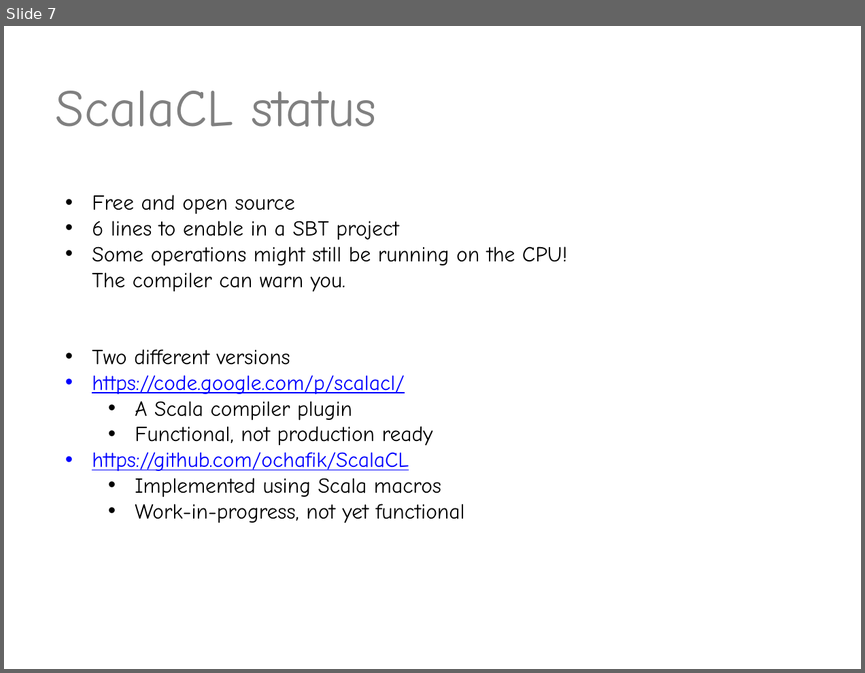
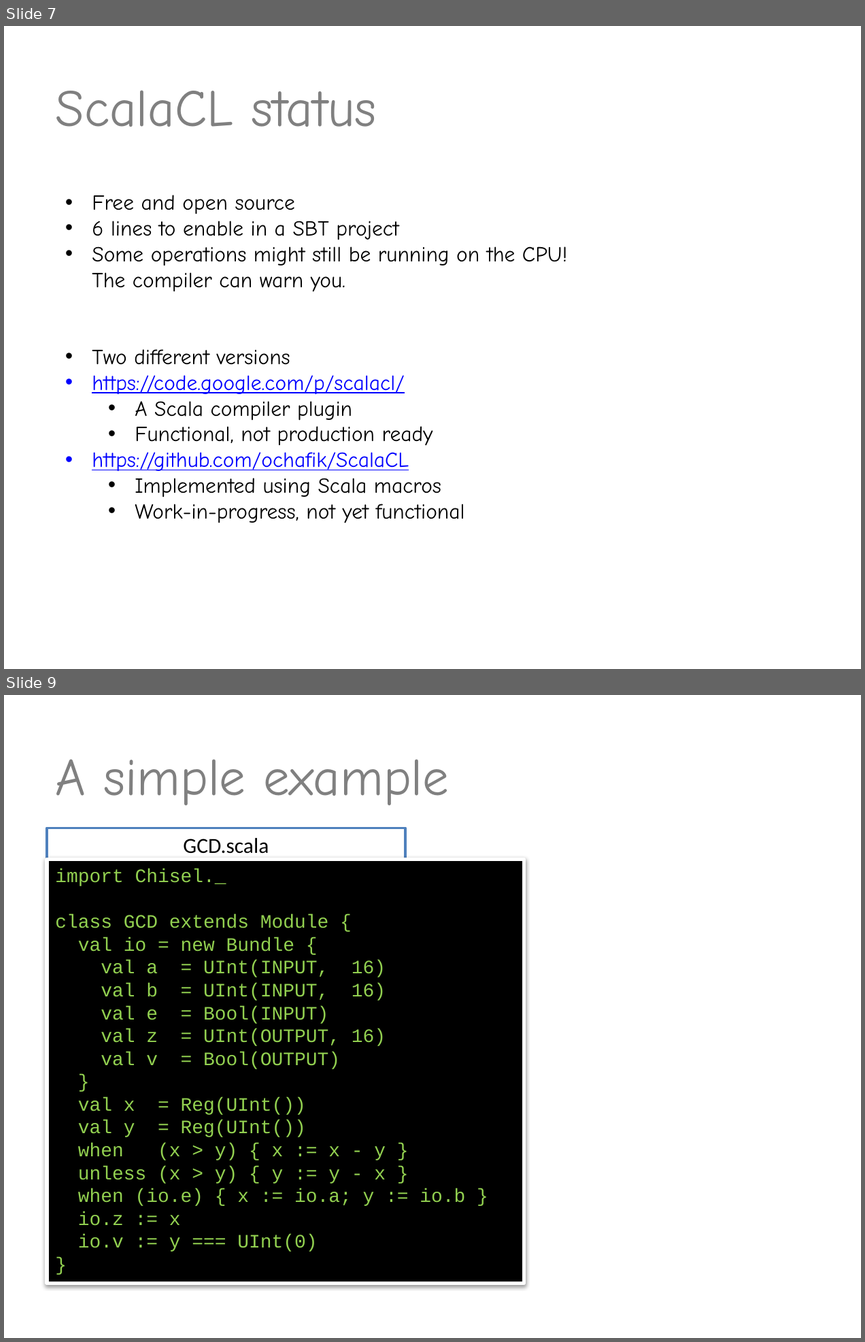
Before and after one commit to valdisxp1/scalaCL-chisel-presentation, a slide deck: ScalaCL_Chissel.pptx. Shown one above the other, each under a label of ours: slide 7 before the commit, slides 7 and 9 after it; the slides between them are not shown. The pictures are 865x673 and 865x1342 pixels, drawn with LibreOffice and Linux fonts; fonts in the diff are those of the drawing. Boxes give left, top, right and bottom in pixels: in the first picture for what was removed or moved away, otherwise in the second. Text is boxed around its words. In the diff, an @@ line names an element or a change of style, - is before the commit and + after.

```diff
--- a/ScalaCL_Chissel.pptx
+++ b/ScalaCL_Chissel.pptx
@@ slide 9 added at [4,695,861,1338], background #FFFFFF @@
@@ title added at [56,759,449,805], 44 pt, text #808080 @@
+A simple example
@@ rectangle added at [47,828,405,861], fill #FFFFFF, outline #4F81BD 2 pt, 18 pt, text #000000 @@
+GCD.scala
@@ rectangle added at [47,860,524,1284], fill #000000, outline #FFFFFF 3 pt, 16 pt, text #92D050 @@
+import Chisel._
+class GCD extends Module {
+val io = new Bundle {
+val a = UInt(INPUT, 16)
+val b = UInt(INPUT, 16)
+val e = Bool(INPUT)
+val z = UInt(OUTPUT, 16)
+val v = Bool(OUTPUT)
+}
+val x = Reg(UInt())
+val y = Reg(UInt())
+when (x > y) { x := x - y }
+unless (x > y) { y := y - x }
+when (io.e) { x := io.a; y := io.b }
+io.z := x
+io.v := y === UInt(0)
+}
```
Also in this commit, not shown: 2 slides changed, 3 other slides added, 1 slide removed.
